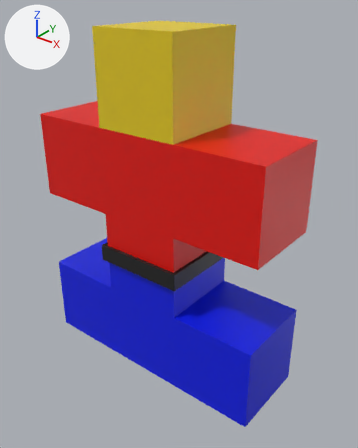
The Blender file graphics/3d/character/character.blend, before and after one commit.
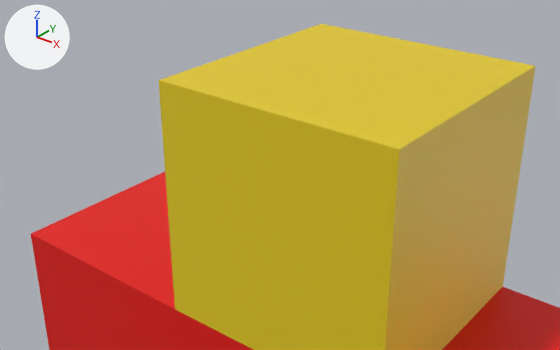
Each version appears first whole from a camera (50 mm lens) standing at (6.77, -8.03, 5.74) and looking at (0.37, -0.03, 0.78), and next in a close-up from a camera (50 mm lens) standing at (3.03, -4.64, 6.83) and looking at (0.28, -1.2, 4.69). Arrows for +X, +Y and +Z are at upper left; the lights stay in place.
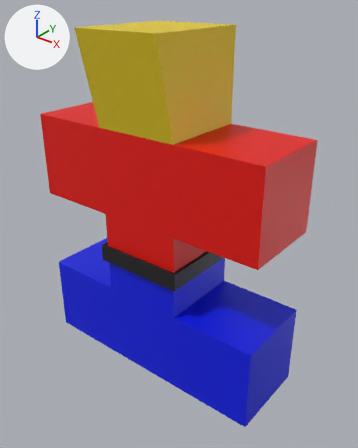
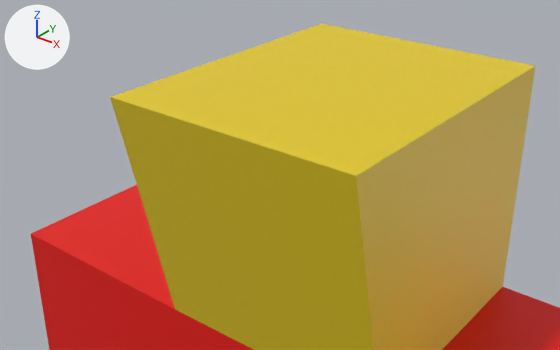
Location of each change, (x1, y1, x2, y2) in pixels of the close-ups (560 x 350 px):
part 1 of me_cube, cut back
    before: (159, 24, 560, 350)
    after: (111, 24, 560, 350)

The change, as a list of edits to the scene's bpy script:
```text
Add mat_face:
    mat_face = principled_material('face')
    mat_face.base_color = (0.799, 0.604, 0.0116)  # yellow #e7cc1c
Change me_cube:
    where me_cube.from_pydata(...)  # 60 vertices, 58 faces; spans x -3.0..3.0, y -1.12..1.1, z -3.0..5.0
    used by ob_cube; location = (0.0, 0.0, 0.0)
    verts and faces of me_cube; kept vertices keep their numbers, new ones are numbered from 60
    before: 0 (1.0, 1.0, 1.0), 2 (1.0, -1.0, 1.0), 8 (1.0, -1.0, 3.0), 10 (1.0, 1.0, 3.0) at pixel (502, 286), 12 (1.0, 1.0, 1.0)
    before: 13 (1.0, -1.0, 1.0), 14 (1.0, 1.0, 3.0) at pixel (502, 286), 15 (1.0, -1.0, 3.0), 16 (3.0, 1.0, 1.0), 17 (3.0, -1.0, 1.0)
    before: 18 (3.0, 1.0, 3.0), 19 (3.0, -1.0, 3.0), 24 (1.0, -1.0, 5.0) at pixel (399, 149), 25 (-0.99, -1.02, 5.0) at pixel (158, 80)
    remove me_cube.materials.append(mat_material)  # white #e7e7e7
    me_cube part 1
    add delete_vertices([*range(12, 16)])  # with the faces that use them
    add verts[24] = (1.0, -1.45, 5.0)  # moved, pixel (356, 175)
    add verts[25] = (-0.99, -1.47, 5.0)  # moved, pixel (109, 97)
    add faces += [(0, 10, 18, 16), (0, 16, 17, 2), (2, 17, 19, 8), (8, 19, 18, 10)]  # mat_shirt (red #e70c00)
    add me_cube.materials.append(mat_face)  # yellow #e7cc1c
```
